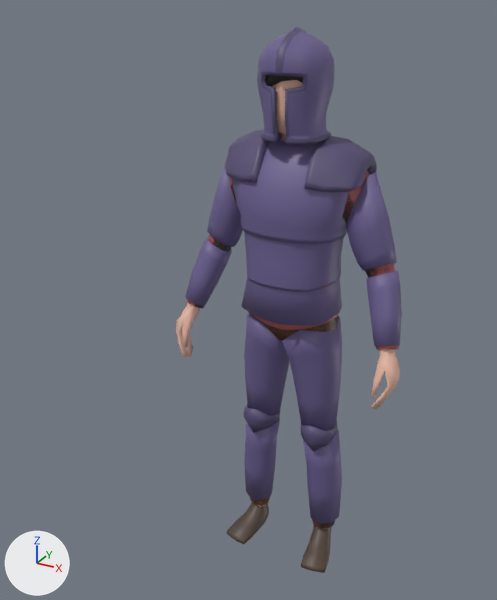
An edit to the FBX model Assets/Characters/Player.fbx, drawn before and after from the same camera.
Both versions are drawn from a camera (50 mm lens) standing at (0.864, -1.864, 1.887) and looking at (0.003, -0.298, 1.104). Arrows for +X, +Y and +Z are at lower left; the lights stay in place.

In view in the first picture: 'Body', 'Hair', 'Helmet', 'Platebody', 'Platelegs', 'Shirt', 'Shoes'.
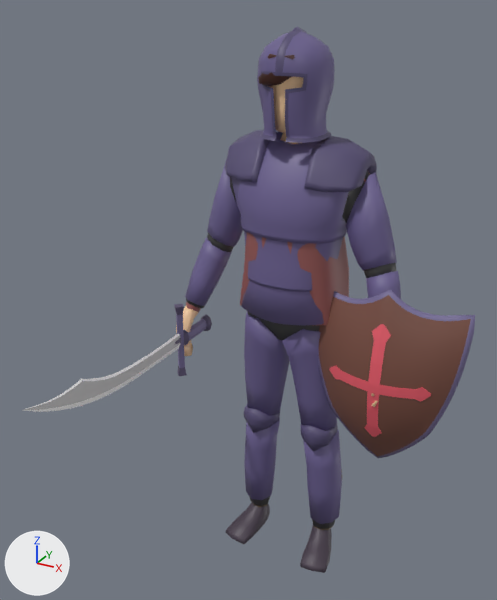
Changed parts and their boxes [x1, y1, x2, y2] in the pictures (497 x 600 px):
'Shield', added (brown): after [318, 290, 475, 458]
    faces in mat_wood (brown #774c40): [319, 295, 471, 457]
    faces in mat_emblem (red #e75c6a): [329, 324, 431, 437]
    faces in mat_metal (blue #756c96): [318, 290, 475, 458]
'Shirt', reshaped, moved: before [186, 171, 399, 349]; after [186, 172, 370, 325]
'Sword', added: after [23, 304, 212, 412]
    faces in mat_blade (light grey #c7c7c7): [24, 335, 180, 410]
    faces in mat_blade_highlight (white #ffffff): [23, 334, 180, 412]
    faces in mat_metal (blue #756c96): [176, 314, 207, 368]
    faces in mat_metal_dark_2 (dark purple #584e6d): [174, 304, 212, 376]
'Body', moved: before [176, 80, 401, 529]; after [176, 77, 378, 407]
'Hair', moved: before [266, 75, 303, 86]; after [258, 53, 332, 86]

What the commit changed:
Material 'Wood' (mat_wood) is new.
Its base color is (0.184, 0.0719, 0.0506) (brown #774c40).
Material 'Emblem' (mat_emblem) is new.
Its base color is (0.8, 0.106, 0.145) (red #e75c6a).
Material 'Blade' (mat_blade) is new.
Its base color is (0.57, 0.57, 0.57) (light grey #c7c7c7).
Material 'Blade highlight' (mat_blade_highlight) is new.
Its base color is (1.0, 1.0, 1.0) (white #ffffff).
Material 'Metal Dark' (mat_metal_dark_2) is new.
Its base color is (0.0969, 0.0758, 0.152) (dark purple #584e6d).
me_cube_009 is used by ob_shirt; location (0.0, 0.0, -0.003).
me_cube_009 had 250 vertices, 232 faces and spanned x -0.376..0.376, y -0.121..0.129, z 0.906..1.511.
me_cube_009 now has 250 vertices, 232 faces and spans x -0.373..0.373, y -0.123..0.129, z 0.887..1.513.
me_cube_009 part 1: 250 vertices removed from x -0.376..0.376, y -0.121..0.129, z 0.906..1.511; 250 vertices added at x -0.373..0.373, y -0.123..0.129, z 0.887..1.513.
Mesh me_cusurfpatch is new.
It has 726 vertices, 722 faces and spans x -0.243..0.243, y -0.07..0.066, z -0.324..0.288.
Faces by material slot: [162, 352, 208].
It uses material mat_metal (blue #6b6090).
It uses material mat_wood (brown #774c40).
It uses material mat_emblem (red #e75c6a).
Mesh me_cube_008_1 is new.
It has 202 vertices, 188 faces and spans x -0.021..0.021, y -0.783..0.091, z -0.129..0.129.
Faces by material slot: [16, 72, 32, 68].
It uses material mat_metal (blue #6b6090).
It uses material mat_metal_dark_2 (dark purple #584e6d).
It uses material mat_blade (light grey #c7c7c7).
It uses material mat_blade_highlight (white #ffffff).
Object 'Shirt' (ob_shirt) moves from (0.0, 0.0, -0.003) to (0.0, 0.0, 0.0).
Object 'Body' (ob_body) moves from (0.0, 0.0, -0.003) to (0.0, 0.0, 0.0).
Object 'Hair' (ob_hair) moves from (0.0, 0.0, -0.003) to (0.0, 0.0, 0.0).
Object 'Shield' (ob_shield) is new; it shows me_cusurfpatch.
Its location is (0.337, -0.068, 0.827).
Object 'Sword' (ob_sword) is new; it shows me_cube_008_1.
Its location is (-0.337, -0.068, 0.827).
